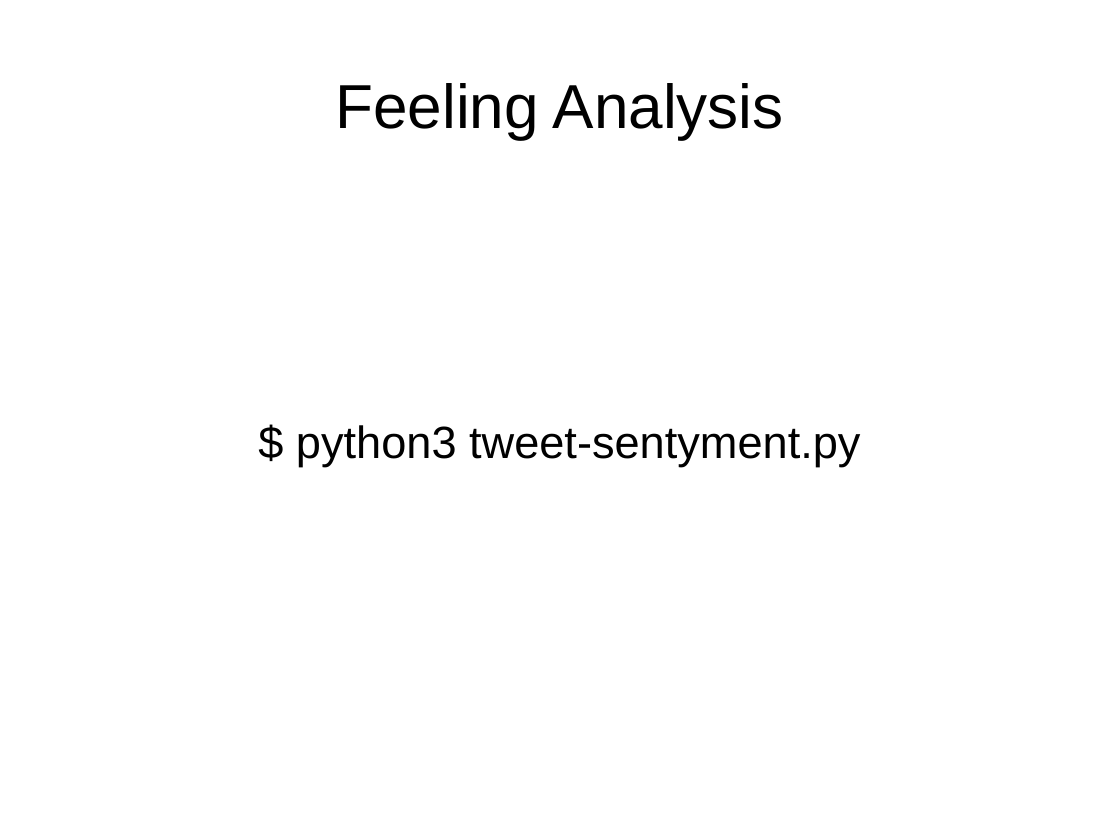
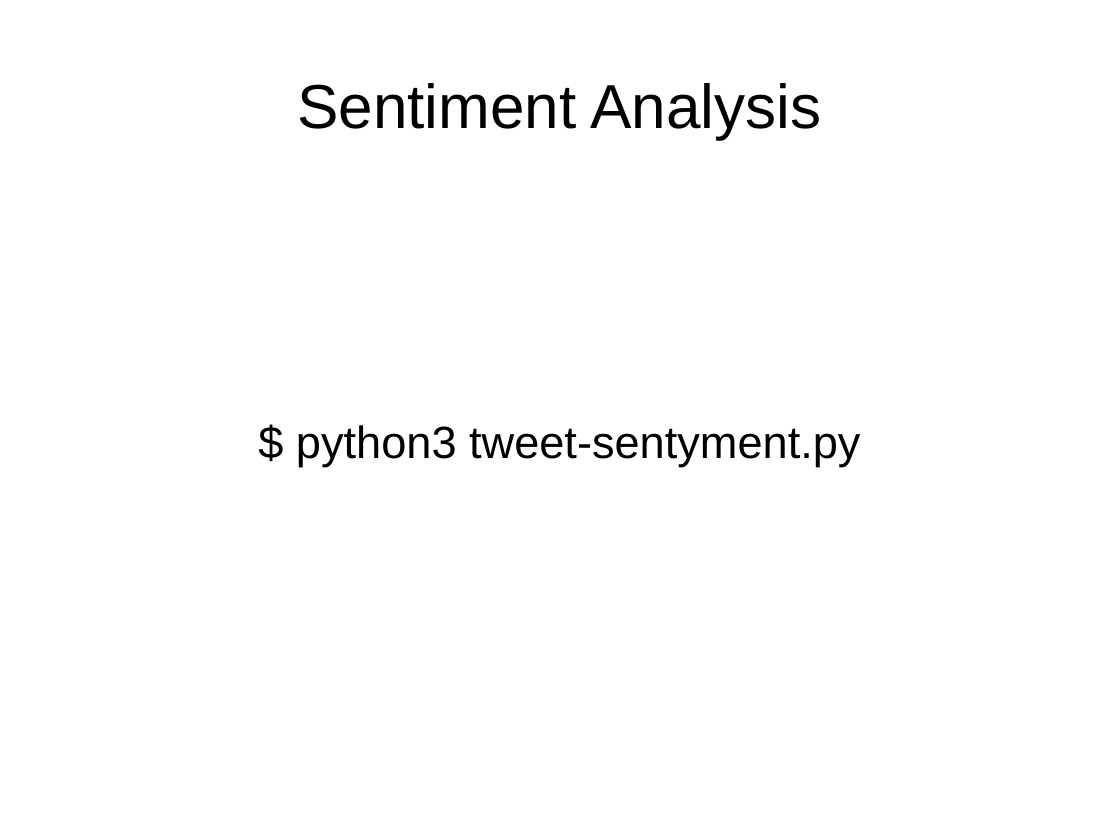
Before and after one commit to davidam/python-examples, a slide deck: slide 3 of presentations/nltk.odp (slide 2 before the commit). Drawn at 1120x840 pixels with LibreOffice and Linux fonts; fonts in the diff are those of the drawing. Boxes give left, top, right and bottom in pixels: in the first picture for what was removed or moved away, otherwise in the second. Text is boxed around its words. In the diff, an @@ line names an element or a change of style, - is before the commit and + after.

```diff
--- a/presentations/nltk.odp
+++ b/presentations/nltk.odp
@@ title at [297, 83, 822, 139]: text changed @@
-Feeling Analysis
+Sentiment Analysis
```
Also in this commit, not shown: 1 other slide changed, 2 slides added.
